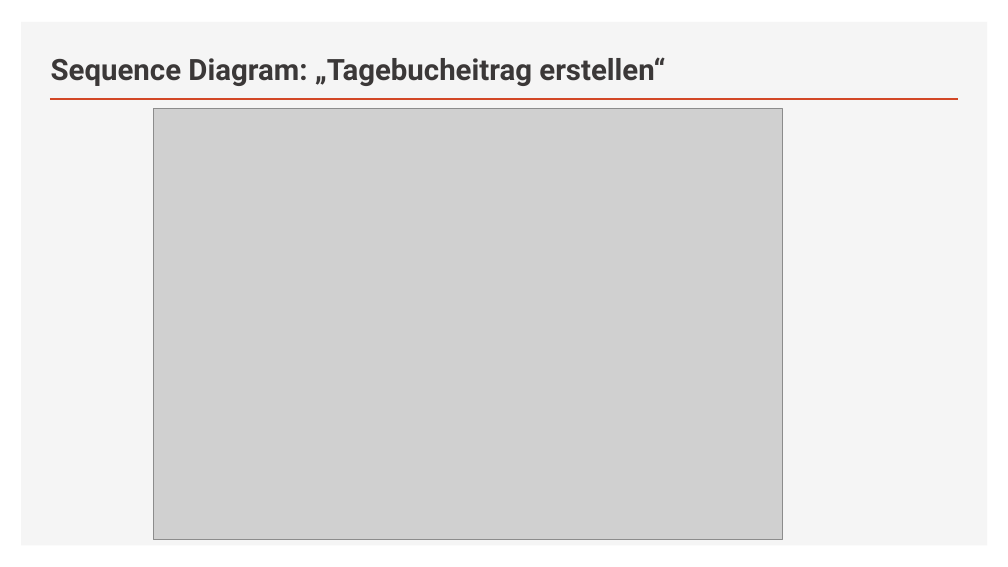
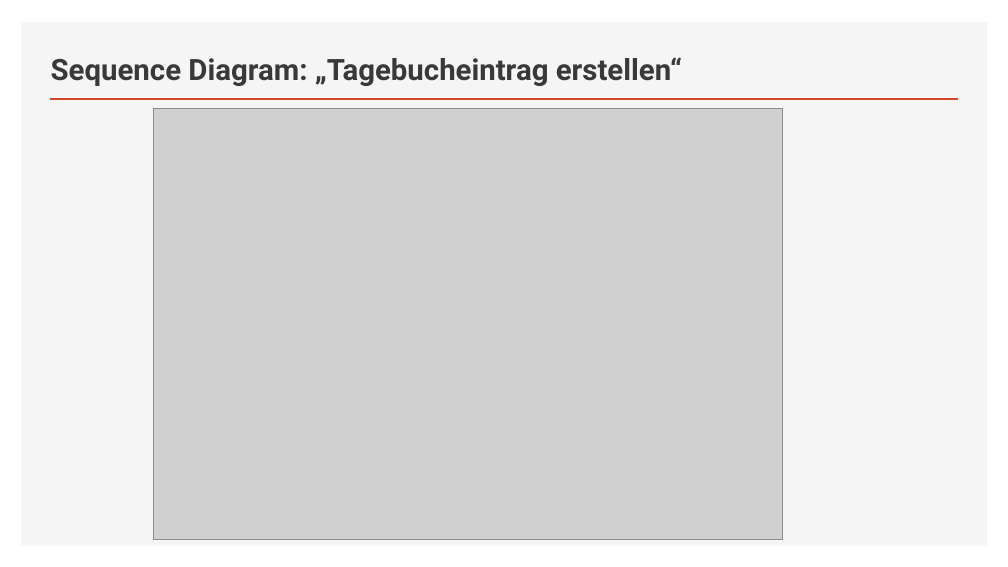
Before and after one commit to meyer5/ch.bfh.bti7081.s2020.red, a slide deck: slide 3 of doc/task04/Task4_presentation.pptx. Drawn at 1008x567 pixels with LibreOffice and Linux fonts; fonts in the diff are those of the drawing; grey boxes stand for pictures. Boxes give left, top, right and bottom in pixels: in the first picture for what was removed or moved away, otherwise in the second. Text is boxed around its words. In the diff, an @@ line names an element or a change of style, - is before the commit and + after.

Commit message:
updated presentation

```diff
--- a/doc/task04/Task4_presentation.pptx
+++ b/doc/task04/Task4_presentation.pptx
@@ title at (x1=51, y1=57, x2=682, y2=86): text changed @@
-Sequence Diagram: „Tagebucheitrag erstellen“
+Sequence Diagram: „Tagebucheintrag erstellen“
```
Also in this commit, not shown: 1 other file.
